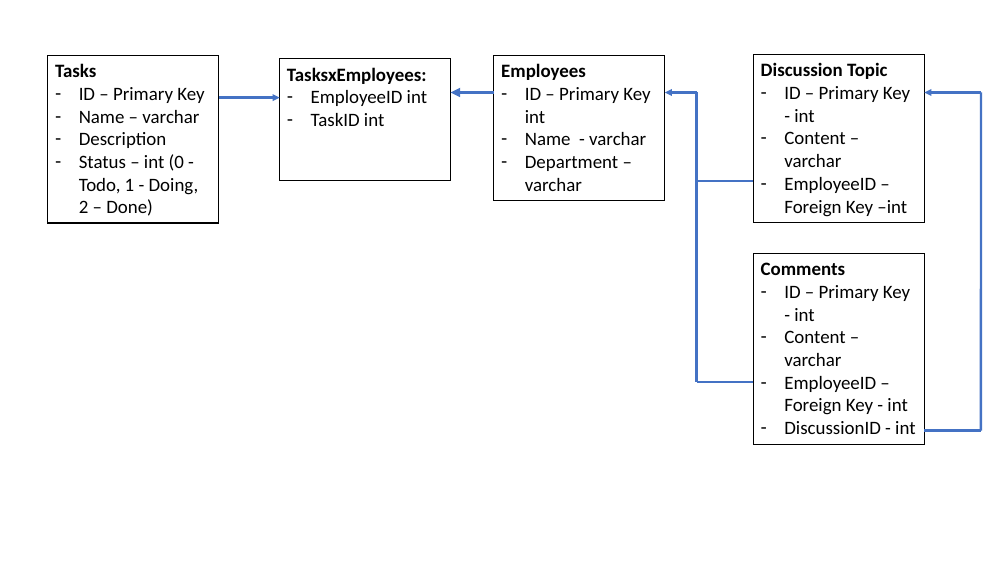
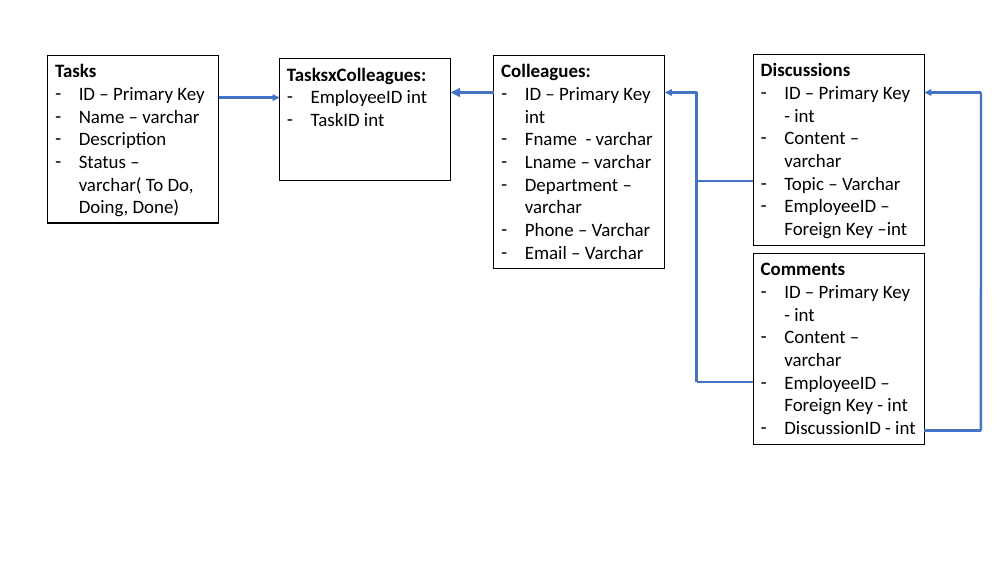
Before and after one commit to vietphuongtran/HTTP5202_BerryTeam, a slide deck: slide 1 of Database/ERDDiagram.pptx (slide 2 before the commit). Drawn at 1008x567 pixels with LibreOffice and Linux fonts; fonts in the diff are those of the drawing. Boxes give left, top, right and bottom in pixels: in the first picture for what was removed or moved away, otherwise in the second. Text is boxed around its words. In the diff, an @@ line names an element or a change of style, - is before the commit and + after.

```diff
--- a/Database/ERDDiagram.pptx
+++ b/Database/ERDDiagram.pptx
@@ rectangle "Colleagues:" resized from (x1=494, y1=55, x2=665, y2=200) to (x1=494, y1=55, x2=665, y2=269) @@
@@ rectangle "Discussions" resized from (x1=753, y1=54, x2=924, y2=222) to (x1=753, y1=54, x2=924, y2=245) @@
@@ text in rectangle at (x1=287, y1=67, x2=426, y2=85): text changed @@
-TasksxEmployees:
+TasksxColleagues:
@@ text in rectangle at (x1=501, y1=63, x2=591, y2=81): text changed @@
-Employees
+Colleagues:
@@ text in rectangle at (x1=761, y1=62, x2=851, y2=76): text changed @@
-Discussion Topic
+Discussions
@@ text in rectangle at (x1=525, y1=132, x2=653, y2=168): text changed @@
-– Name - varchar
+– Fname - varchar
+– Lname – varchar
@@ text in rectangle at (x1=79, y1=155, x2=194, y2=217): text changed @@
-– Status – int (0 - Todo, 1 - Doing, 2 – Done)
+– Status – varchar( To Do, Doing, Done)
@@ text in rectangle at (x1=784, y1=177, x2=901, y2=193): paragraph added @@
+– Topic – Varchar
@@ text in rectangle at (x1=525, y1=223, x2=651, y2=259): paragraphs added @@
+– Phone – Varchar
+– Email – Varchar
```
Also in this commit, not shown: 2 slides removed, 4 other files.
